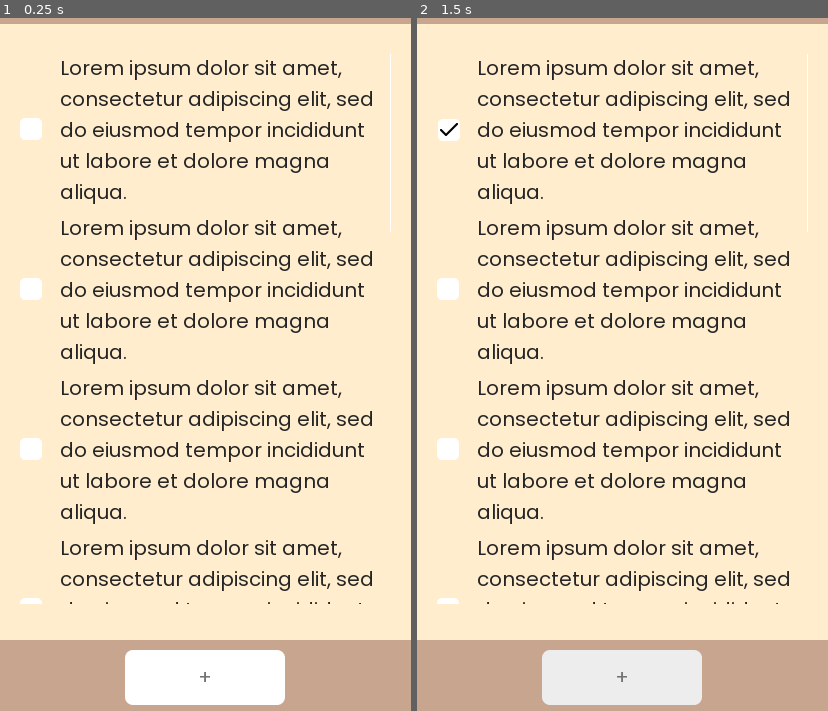
Above: before the commit, frames 1-2 (left to right).
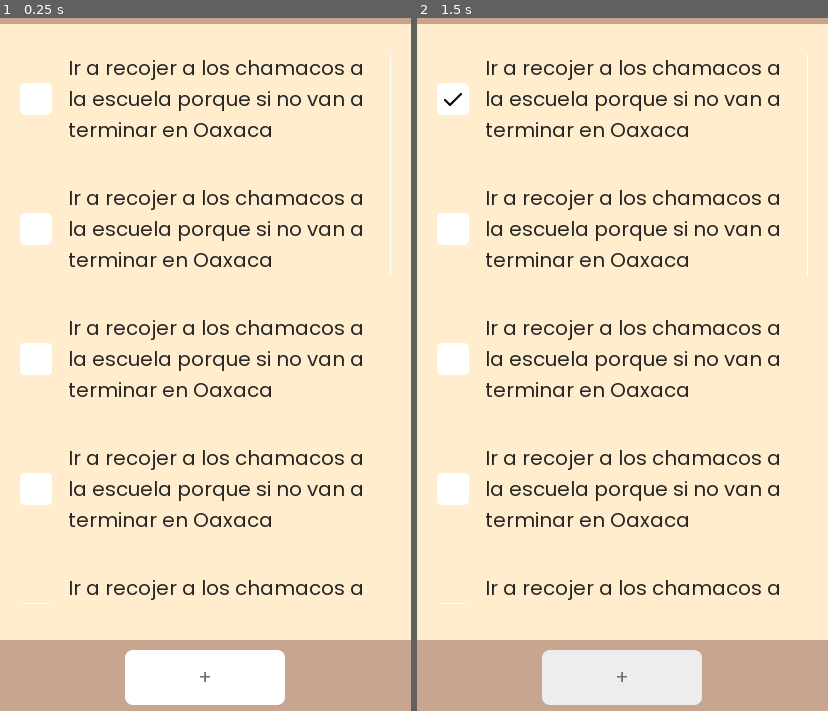
Above: after the commit, the same moments.

Repository: NintenDuck/Simple-To-Do-List
Game: Godot game, scene res://scenes/main.tscn
Same seed, same stepped clock (60 frames per second), same inputs: the game is played once before the commit and once after it.
Inputs (mouse positions are in pixels of both pictures, inside the frame that each line leads up to):
- Up to frame 1 (0.25 s): no input
- Up to frame 2 (1.5 s): click (449, 128) at 0.52 s; click "+" at 1.25 s

The runs differ from the first frame. In frame 1, 14% of the frame differs, in the area x 4-96%, y 6-85%; in frame 2, 14%.

Commit message:
Replace: old checkBox texture

Diff:
--- a/resources/themes/simple_theme.tres
+++ b/resources/themes/simple_theme.tres
@@ -92,7 +92,6 @@
 CheckBox/icons/radio_unchecked = null
 CheckBox/icons/radio_unchecked_disabled = null
 CheckBox/icons/unchecked = ExtResource( 2 )
-CheckBox/icons/unchecked_disabled = null
 CheckBox/styles/disabled = SubResource( 7 )
 CheckBox/styles/focus = SubResource( 8 )
 CheckBox/styles/hover = SubResource( 6 )
--- a/scenes/main.tscn
+++ b/scenes/main.tscn
@@ -1,7 +1,13 @@
-[gd_scene load_steps=3 format=2]
+[gd_scene load_steps=5 format=2]
 
 [ext_resource path="res://resources/themes/simple_theme.tres" type="Theme" id=1]
 [ext_resource path="res://scenes/task.tscn" type="PackedScene" id=2]
+
+[sub_resource type="InputEventAction" id=1]
+action = "ui_accept"
+
+[sub_resource type="ShortCut" id=2]
+shortcut = SubResource( 1 )
 
 [node name="Main" type="CanvasLayer"]
 
@@ -47,55 +53,77 @@
 
 [node name="ScrollContainer" type="ScrollContainer" parent="Control/ContentMargin"]
 margin_right = 371.0
-margin_bottom = 551.0
+margin_bottom = 550.0
 
 [node name="TaskContainer" type="VBoxContainer" parent="Control/ContentMargin/ScrollContainer"]
 margin_right = 360.0
-margin_bottom = 1752.0
-custom_constants/separation = 8
+margin_bottom = 1390.0
+custom_constants/separation = 40
 
 [node name="Task" parent="Control/ContentMargin/ScrollContainer/TaskContainer" instance=ExtResource( 2 )]
-margin_bottom = 152.0
+anchor_right = 0.0
+margin_right = 360.0
+margin_bottom = 90.0
 
 [node name="Task2" parent="Control/ContentMargin/ScrollContainer/TaskContainer" instance=ExtResource( 2 )]
-margin_top = 160.0
-margin_bottom = 312.0
+anchor_right = 0.0
+margin_top = 130.0
+margin_right = 360.0
+margin_bottom = 220.0
 
 [node name="Task3" parent="Control/ContentMargin/ScrollContainer/TaskContainer" instance=ExtResource( 2 )]
-margin_top = 320.0
-margin_bottom = 472.0
+anchor_right = 0.0
+margin_top = 260.0
+margin_right = 360.0
+margin_bottom = 350.0
 
 [node name="Task4" parent="Control/ContentMargin/ScrollContainer/TaskContainer" instance=ExtResource( 2 )]
-margin_top = 480.0
-margin_bottom = 632.0
+anchor_right = 0.0
+margin_top = 390.0
+margin_right = 360.0
+margin_bottom = 480.0
 
 [node name="Task5" parent="Control/ContentMargin/ScrollContainer/TaskContainer" instance=ExtResource( 2 )]
-margin_top = 640.0
-margin_bottom = 792.0
+anchor_right = 0.0
+margin_top = 520.0
+margin_right = 360.0
+margin_bottom = 610.0
 
 [node name="Task6" parent="Control/ContentMargin/ScrollContainer/TaskContainer" instance=ExtResource( 2 )]
-margin_top = 800.0
-margin_bottom = 952.0
+anchor_right = 0.0
+margin_top = 650.0
+margin_right = 360.0
+margin_bottom = 740.0
 
 [node name="Task7" parent="Control/ContentMargin/ScrollContainer/TaskContainer" instance=ExtResource( 2 )]
-margin_top = 960.0
-margin_bottom = 1112.0
+anchor_right = 0.0
+margin_top = 780.0
+margin_right = 360.0
+margin_bottom = 870.0
 
 [node name="Task8" parent="Control/ContentMargin/ScrollContainer/TaskContainer" instance=ExtResource( 2 )]
-margin_top = 1120.0
-margin_bottom = 1272.0
+anchor_right = 0.0
+margin_top = 910.0
+margin_right = 360.0
+margin_bottom = 1000.0
 
 [node name="Task9" parent="Control/ContentMargin/ScrollContainer/TaskContainer" instance=ExtResource( 2 )]
-margin_top = 1280.0
-margin_bottom = 1432.0
+anchor_right = 0.0
+margin_top = 1040.0
+margin_right = 360.0
+margin_bottom = 1130.0
 
 [node name="Task10" parent="Control/ContentMargin/ScrollContainer/TaskContainer" instance=ExtResource( 2 )]
-margin_top = 1440.0
-margin_bottom = 1592.0
+anchor_right = 0.0
+margin_top = 1170.0
+margin_right = 360.0
+margin_bottom = 1260.0
 
 [node name="Task11" parent="Control/ContentMargin/ScrollContainer/TaskContainer" instance=ExtResource( 2 )]
-margin_top = 1600.0
-margin_bottom = 1752.0
+anchor_right = 0.0
+margin_top = 1300.0
+margin_right = 360.0
+margin_bottom = 1390.0
 
 [node name="ButtonMarginContainer" type="MarginContainer" parent="Control"]
 anchor_top = 1.0
@@ -119,4 +147,5 @@
 custom_colors/font_color_hover = Color( 0.454902, 0.454902, 0.454902, 1 )
 custom_colors/font_color_pressed = Color( 1, 1, 1, 1 )
 enabled_focus_mode = 0
+shortcut = SubResource( 2 )
 text = "+"
--- a/scenes/task.tscn
+++ b/scenes/task.tscn
@@ -3,29 +3,30 @@
 [ext_resource path="res://resources/themes/simple_theme.tres" type="Theme" id=1]
 
 [node name="Task" type="HBoxContainer"]
-margin_right = 360.0
-margin_bottom = 59.0
+anchor_right = 1.0
+margin_bottom = 28.0
 rect_min_size = Vector2( 360, 0 )
 theme = ExtResource( 1 )
 custom_constants/separation = 16
 
 [node name="TaskCheckBox" type="CheckBox" parent="."]
-margin_right = 24.0
-margin_bottom = 152.0
+margin_right = 32.0
+margin_bottom = 90.0
 focus_mode = 0
+mouse_filter = 1
 enabled_focus_mode = 0
 __meta__ = {
 "_editor_description_": ""
 }
 
 [node name="TaskLabel" type="Label" parent="."]
-margin_left = 40.0
-margin_right = 360.0
-margin_bottom = 152.0
+margin_left = 48.0
+margin_right = 411.0
+margin_bottom = 90.0
 size_flags_horizontal = 7
 theme = ExtResource( 1 )
 custom_colors/font_color = Color( 0.14902, 0.14902, 0.14902, 1 )
-text = "Lorem ipsum dolor sit amet, consectetur adipiscing elit, sed do eiusmod tempor incididunt ut labore et dolore magna aliqua."
+text = "Ir a recojer a los chamacos a la escuela porque si no van a terminar en Oaxaca"
 valign = 1
 autowrap = true
 __meta__ = {
Binary file changed: resources/images/UI/checked.png
Binary file changed: resources/images/UI/radioChHover.png
Binary file changed: resources/images/UI/radioUnHover.png
Binary file changed: resources/images/UI/unchecked.png
